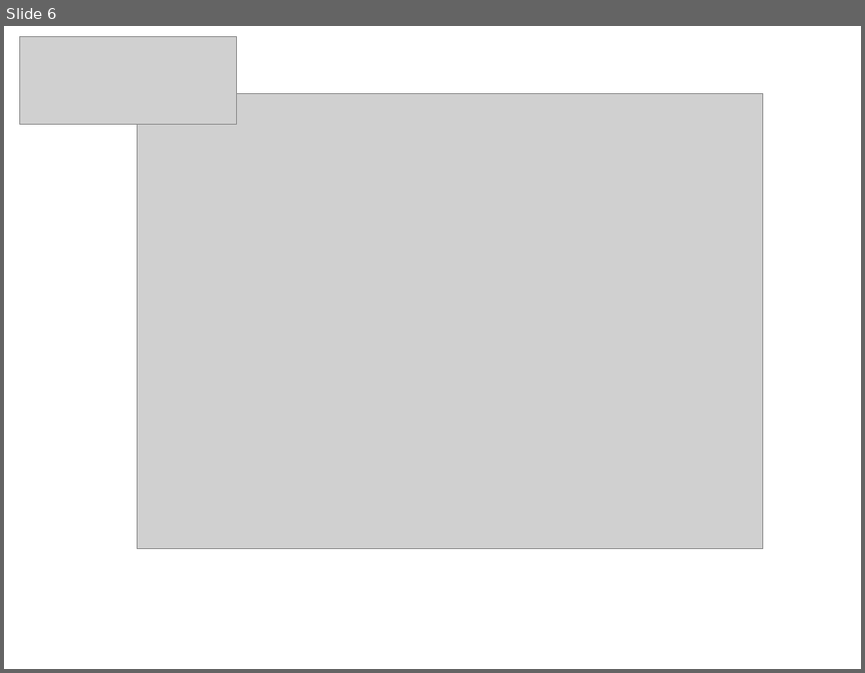
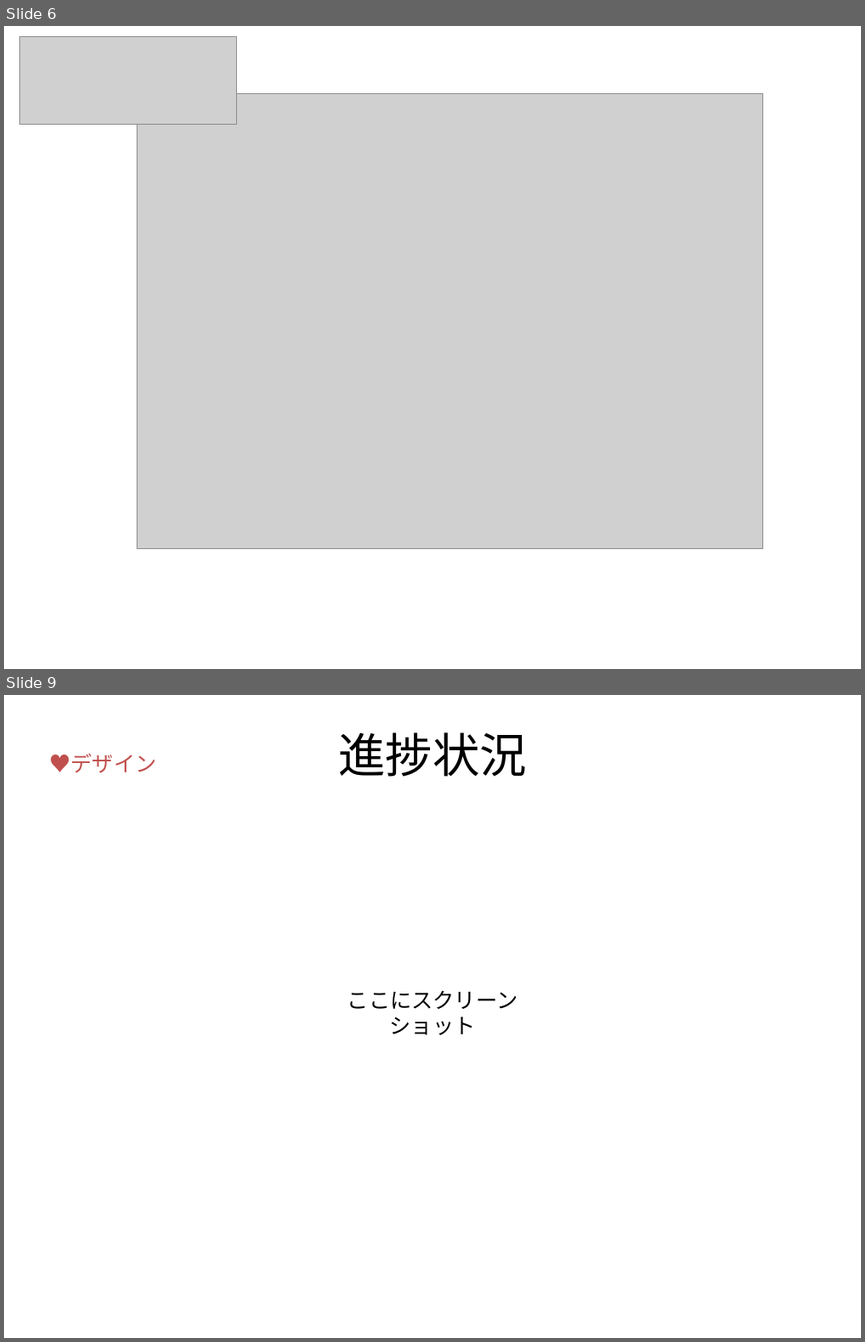
Before and after one commit to sho1003/aoyama, a slide deck: プランナー/壬生/Admise第一回制作発表プレゼン.pptx. Shown one above the other, each under a label of ours: slide 6 before the commit, slides 6 and 9 after it; the slides between them are not shown. The pictures are 865x673 and 865x1342 pixels, drawn with LibreOffice and Linux fonts; fonts in the diff are those of the drawing; grey boxes stand for pictures. Boxes give left, top, right and bottom in pixels: in the first picture for what was removed or moved away, otherwise in the second. Text is boxed around its words. In the diff, an @@ line names an element or a change of style, - is before the commit and + after.

```diff
--- a/プランナー/壬生/Admise第一回制作発表プレゼン.pptx
+++ b/プランナー/壬生/Admise第一回制作発表プレゼン.pptx
@@ slide 9 added at (4,695,861,1338), background #FFFFFF @@
@@ title added at (338,732,527,777), 39.6 pt, text #000000 @@
+進捗状況
@@ text added at (50,753,157,773), 18 pt, text #C0504D @@
+♥デザイン
@@ text added at (347,990,517,1035), 18 pt, text #000000 @@
+ここにスクリーンショット
```
Also in this commit, not shown: 1 slide changed, 4 other slides added, 1 other file.
